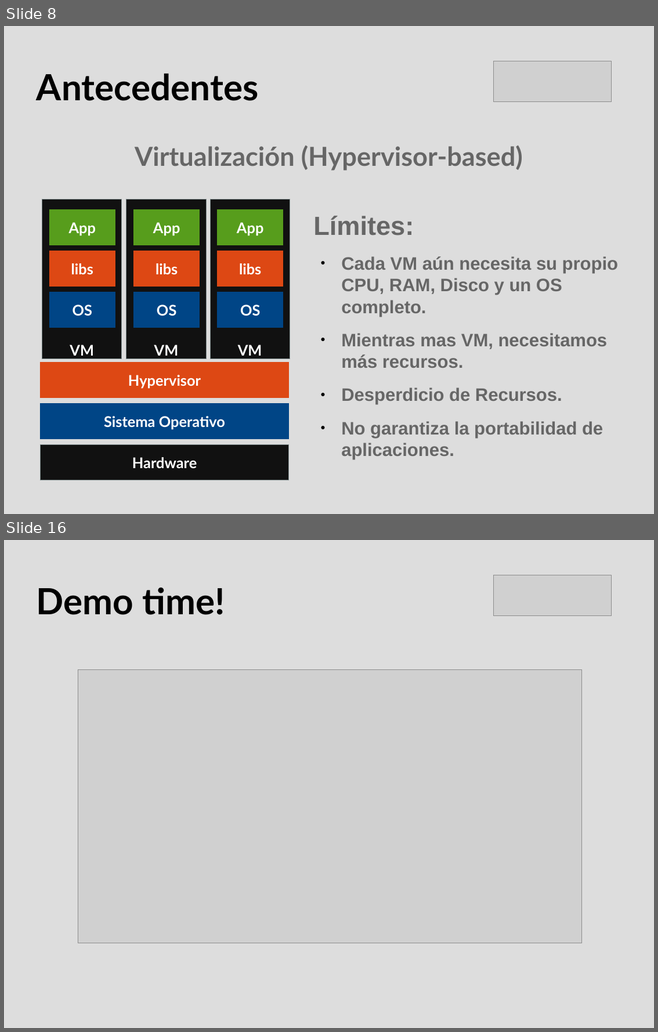
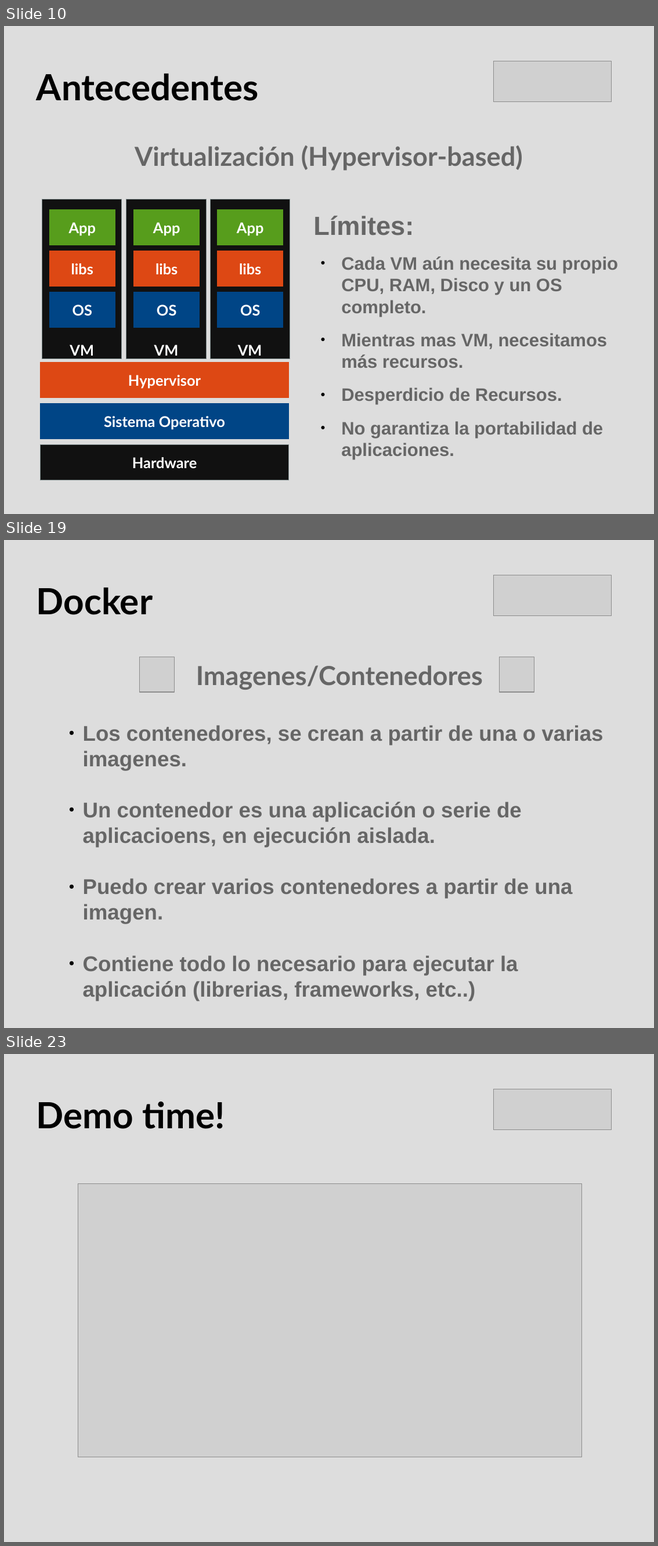
Before and after one commit to hdortiz/docker_rocc2015, a slide deck: presentacion.odp. Shown one above the other, each under a label of ours: slides 8 and 16 before the commit, slides 10, 19 and 23 after it; the slides between them are not shown. The pictures are 658x1032 and 658x1546 pixels, drawn with LibreOffice and Linux fonts; fonts in the diff are those of the drawing; grey boxes stand for pictures. Boxes give left, top, right and bottom in pixels: in the first picture for what was removed or moved away, otherwise in the second. Text is boxed around its words. In the diff, an @@ line names an element or a change of style, - is before the commit and + after.

Commit message:
Se agregaron diapositivas explicando los componentes y conceptos de docker como imagenes, contenedores, repositorios, docker hub, docker machine, docker compose, docker swarm

```diff
--- a/presentacion.odp
+++ b/presentacion.odp
@@ slide 19 added at bbox=[4, 540, 654, 1028], background #DDDDDD @@
@@ title added at bbox=[36, 588, 152, 615], 44 pt, text #000000, bold @@
+Docker
@@ picture added at bbox=[494, 575, 611, 616] @@
@@ picture added at bbox=[140, 657, 175, 691] @@
@@ picture added at bbox=[499, 657, 534, 691] @@
@@ text added at bbox=[196, 665, 482, 690], 32 pt, text #666666, bold @@
+Imagenes/Contenedores
@@ text added at bbox=[83, 725, 603, 975], 26 pt, text #666666, bold @@
+● Los contenedores, se crean a partir de una o varias imagenes.
+● Un contenedor es una aplicación o serie de aplicacioens, en ejecución aislada.
+● Puedo crear varios contenedores a partir de una imagen.
+● Contiene todo lo necesario para ejecutar la aplicación (librerias, frameworks, etc..)
@@ what was slide 8 is now slide 10 @@
@@ what was slide 16 is now slide 23 @@
```
Also in this commit, not shown: 7 slides changed, 9 other slides added, 3 slides removed, 3 other files.
